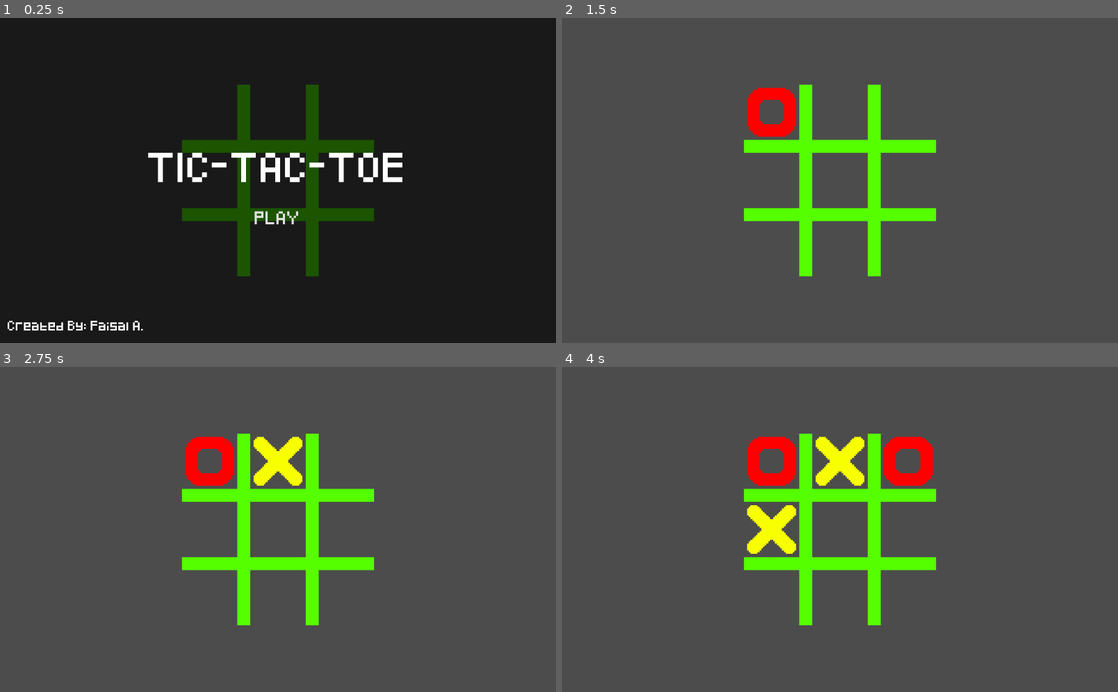
Above: before the commit, frames 1-4 (two rows, left to right).
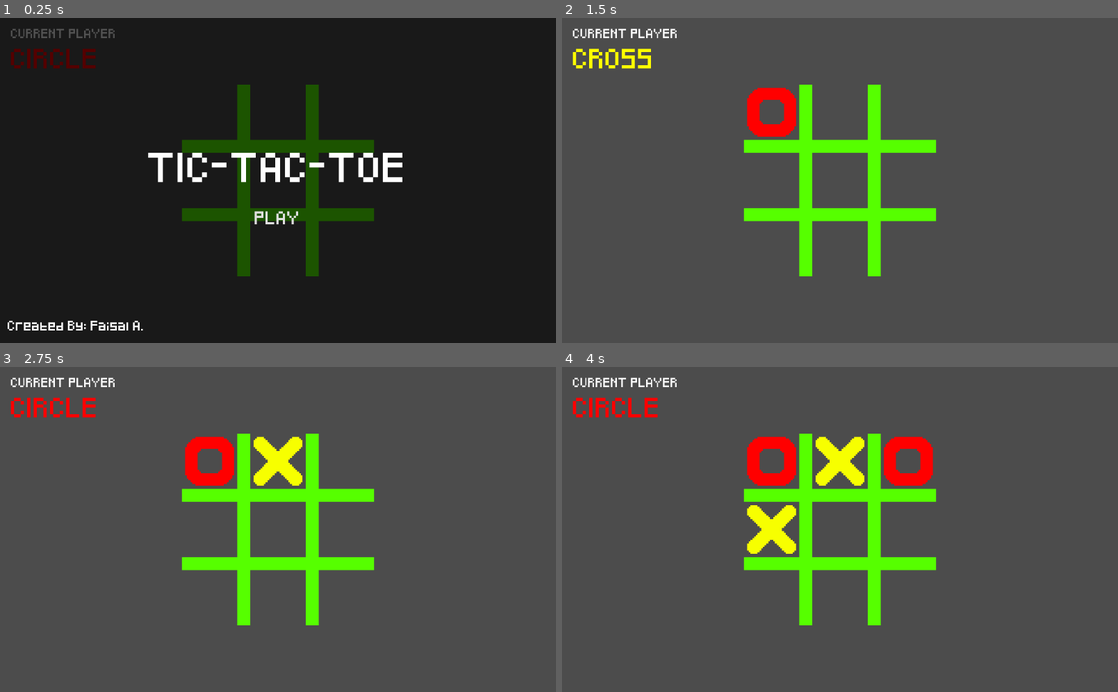
Above: after the commit, the same moments.

Repository: faisaal99/Tic-Tac-Toe
Game: Godot game, scene res://scenes/play_level.tscn
Same seed, same stepped clock (60 frames per second), same inputs: the game is played once before the commit and once after it.
Inputs (mouse positions are in pixels of both pictures, inside the frame that each line leads up to):
- Up to frame 1 (0.25 s): no input
- Up to frame 2 (1.5 s): click "PLAY" at 0.5 s; move the mouse to (773, 112) at 1.27 s; press the mouse at (773, 112) at 1.28 s
- Up to frame 3 (2.75 s): tap Enter at 2 s; move the mouse to (278, 461) at 2.02 s; release the mouse at (278, 461) at 2.03 s; click (278, 461) at 2.1 s
- Up to frame 4 (4 s): tap Space at 2.75 s; move the mouse to (906, 461) at 2.77 s; press the mouse at (906, 461) at 2.78 s; tap Enter at 3.5 s; move the mouse to (773, 529) at 3.52 s; release the mouse at (773, 529) at 3.53 s; click (773, 529) at 3.6 s

The runs differ from the first frame. In frame 1, 0.6% of the frame differs, in the area x 2-21%, y 3-16%; in frame 2, 0.7%, in the area x 1-21%, y 3-16%; in frame 3, 0.7%; in frame 4, 0.7%.

Commit message:
add functionality to hud

Diff:
--- a/scenes/hud_player.gd
+++ b/scenes/hud_player.gd
@@ -1,12 +1,28 @@
 extends Control
 
 # Children
-onready var txt = $"VBoxContainer/CurrentPlayerText"\
+onready var txt = $"MarginContainer/VBoxContainer/CurrentPlayerText"\
 	as RichTextLabel
 
 # Constants
-const cross_playing_text = "[color=yellow]CROSS[/color]"
-const circle_playing_text = "[color=red]CIRCLE[/color]"
+const _cross_playing_text = "[color=yellow]CROSS[/color]"
+const _circle_playing_text = "[color=red]CIRCLE[/color]"
+const _error_text = "[color=purple]ERROR![/color]"
 
 # Props
-export(String, "CROSS", "CIRCLE") var current_player
+export(String, "CROSS", "CIRCLE") var _current_player = "CIRCLE"
+
+func _ready():
+	_decide_text()
+
+func _decide_text():
+	if CurrentPlayer.current == CurrentPlayer.CurrentPlayer.CIRCLE:
+		txt.bbcode_text = _circle_playing_text
+	elif CurrentPlayer.current == CurrentPlayer.CurrentPlayer.CROSS:
+		txt.bbcode_text = _cross_playing_text
+	else:
+		txt.bbcode_text = _error_text
+
+
+func _on_switch_hud_player():
+	_decide_text()
--- a/scenes/hud_player.tscn
+++ b/scenes/hud_player.tscn
@@ -11,11 +11,13 @@
 
 [sub_resource type="DynamicFont" id=2]
 size = 30
+extra_spacing_top = -30
 font_data = ExtResource( 3 )
 
 [node name="HUD_Player" type="Control"]
 anchor_right = 1.0
 anchor_bottom = 1.0
+mouse_filter = 2
 script = ExtResource( 1 )
 __meta__ = {
 "_edit_use_anchors_": false
@@ -33,24 +35,24 @@
 [node name="VBoxContainer" type="VBoxContainer" parent="MarginContainer"]
 margin_left = 20.0
 margin_top = 20.0
-margin_right = 214.0
-margin_bottom = 97.0
+margin_right = 220.0
+margin_bottom = 93.0
 custom_constants/separation = 20
 __meta__ = {
 "_edit_use_anchors_": false
 }
 
 [node name="Label" type="Label" parent="MarginContainer/VBoxContainer"]
-margin_right = 194.0
+margin_right = 200.0
 margin_bottom = 17.0
 custom_fonts/font = SubResource( 1 )
 text = "CURRENT PLAYER"
 
 [node name="CurrentPlayerText" type="RichTextLabel" parent="MarginContainer/VBoxContainer"]
 margin_top = 37.0
-margin_right = 194.0
-margin_bottom = 77.0
-rect_min_size = Vector2( 120, 40 )
+margin_right = 200.0
+margin_bottom = 73.0
+rect_min_size = Vector2( 200, 36 )
 custom_fonts/normal_font = SubResource( 2 )
 bbcode_enabled = true
 bbcode_text = "[color=purple]CIRCLE[/color]"
--- a/scenes/play_level.tscn
+++ b/scenes/play_level.tscn
@@ -6,6 +6,7 @@
 [ext_resource path="res://scenes/ui_play.tscn" type="PackedScene" id=4]
 [ext_resource path="res://scenes/animation.gd" type="Script" id=5]
 [ext_resource path="res://scenes/ui_game_end.tscn" type="PackedScene" id=6]
+[ext_resource path="res://scenes/hud_player.tscn" type="PackedScene" id=7]
 
 [sub_resource type="Animation" id=1]
 resource_name = "fade_menu"
@@ -206,6 +207,8 @@
 margin_bottom = 354.0
 button_id = 9
 
+[node name="HUD_Player" parent="." instance=ExtResource( 7 )]
+
 [node name="UI_Play" parent="." instance=ExtResource( 4 )]
 
 [node name="UIGameEnd" parent="." instance=ExtResource( 6 )]
@@ -216,6 +219,7 @@
 anims/fade_replay_menu = SubResource( 2 )
 script = ExtResource( 5 )
 [connection signal="signal_end_game" from="." to="UIGameEnd" method="_on_end_game"]
+[connection signal="switch_hud_player" from="." to="HUD_Player" method="_on_switch_hud_player"]
 [connection signal="button_pressed" from="CenterContainer/GridContainer/square1" to="." method="_on_button_pressed"]
 [connection signal="button_pressed" from="CenterContainer/GridContainer/square2" to="." method="_on_button_pressed"]
 [connection signal="button_pressed" from="CenterContainer/GridContainer/square3" to="." method="_on_button_pressed"]
--- a/scenes/play_logic.gd
+++ b/scenes/play_logic.gd
@@ -21,6 +21,7 @@
 var _circles = 0
 var _crosses = 0
 signal signal_end_game(player)
+signal switch_hud_player()
 
 # Check all rows, columns and diagonals
 # to determine if someone won
@@ -61,6 +62,8 @@
 	var is_winner = check_if_winner()
 	if is_winner:
 		player_won(btn.fill_status)
+	else:
+		emit_signal("switch_hud_player")
 
 # Clear all squares for new game
 func clear_all():
Not shown: 1 places in scenes/play_level.tscn that only renumber resources
